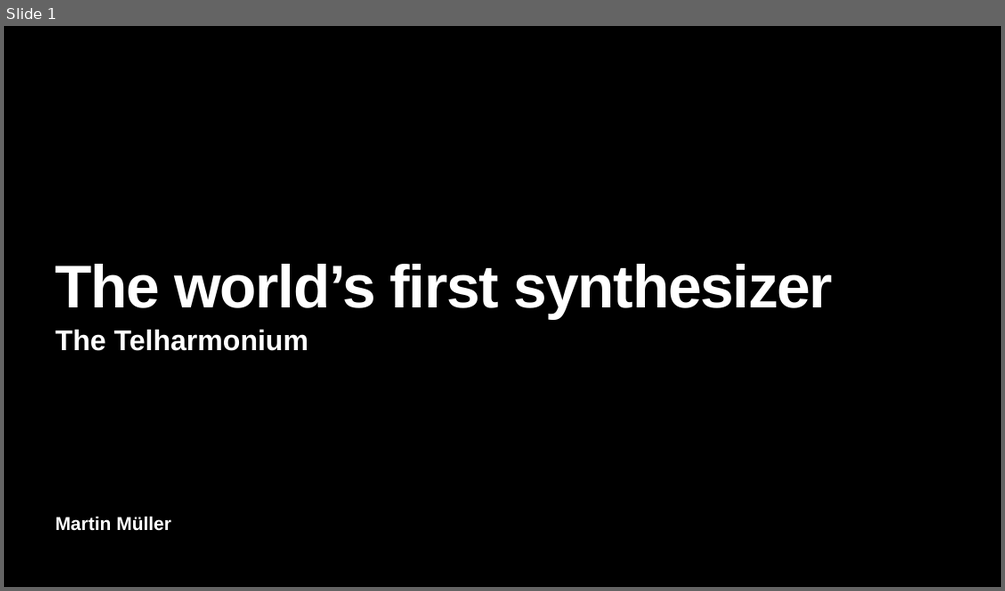
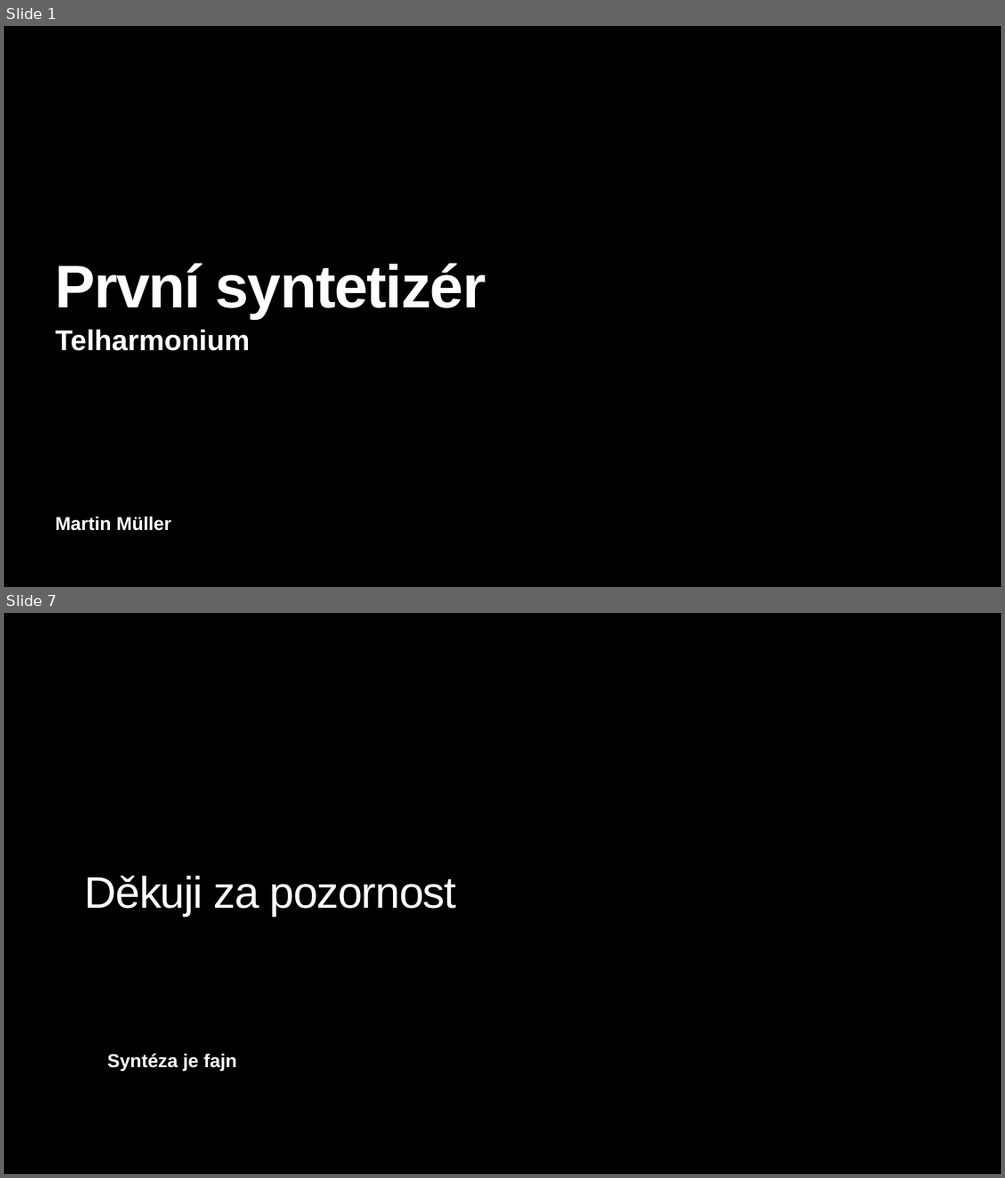
Before and after one commit to MikeOxlongfrfr/goethe, a slide deck: Telharmonium.pptx. Shown one above the other, each under a label of ours: slide 1 before the commit, slides 1 and 7 after it; the slides between them are not shown. The pictures are 1005x591 and 1005x1178 pixels, drawn with LibreOffice and Linux fonts; fonts in the diff are those of the drawing. Boxes give left, top, right and bottom in pixels: in the first picture for what was removed or moved away, otherwise in the second. Text is boxed around its words. In the diff, an @@ line names an element or a change of style, - is before the commit and + after.

```diff
--- a/Telharmonium.pptx
+++ b/Telharmonium.pptx
@@ slide 7 added at <box>4,613,1001,1174</box>, background #000000 @@
@@ text added at <box>85,876,456,916</box>, 85 pt, text #FFFFFF @@
+Děkuji za pozornost
@@ text added at <box>107,1053,236,1071</box>, 36 pt, text #FFFFFF, bold @@
+Syntéza je fajn
@@ slide 1 changed as well @@
@@ title at <box>56,263,486,319</box>: text changed @@
-The world’s first synthesizer
+První syntetizér
@@ subtitle at <box>56,329,250,351</box>: text changed @@
-The Telharmonium
+Telharmonium
```
Also in this commit, not shown: 1 other slide changed, 4 other slides added, 5 slides removed, 1 other file.
